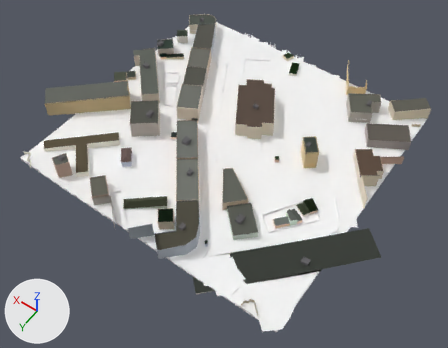
The glTF model public/tiles/0/3_-4.glb: old version first, new version second.
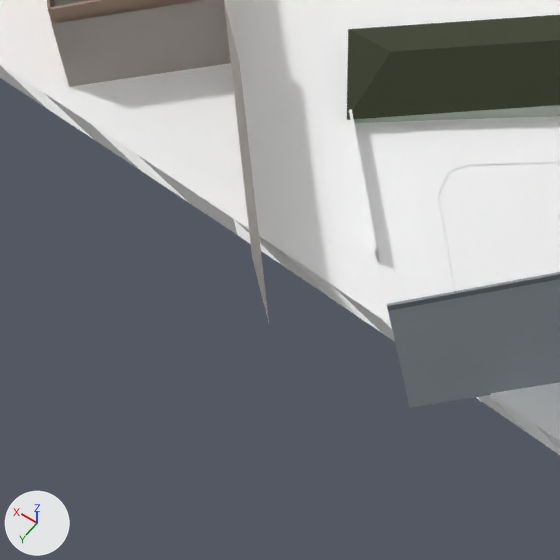
Each version appears first whole from a 50 mm camera at (692.0, 1195.0, 444.0) aimed at (886.0, 923.0, 16.0), and next in a close-up on the part from 19% to 33% of the width and 56% to 73% of the height. The axes (+X, +Y, +Z) are drawn at lower left. The lights are the same throughout. The first two pictures are the older version. Where no turn or scale is listed for an object, it has been applied to the vertices. Vertices at exactly the same position are counted once.

In view in the first close-up: 't0_3_-4'.
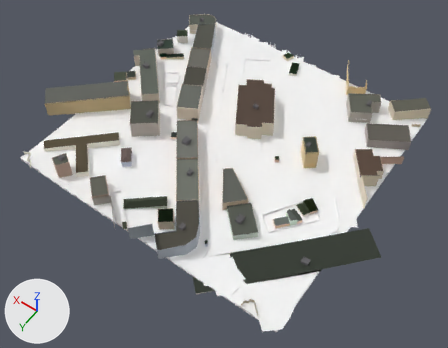
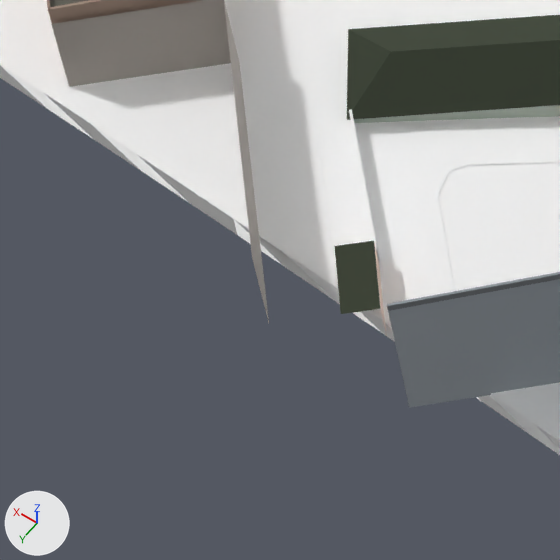
Where the change shows, as pixel boxes [x1, y1, x2, y2] in the close-ups (560 x 560 px):
part 1 of me_t0_3__4, added: after [335, 241, 387, 336]

The change, as a list of edits to the scene's bpy script:
```text
Change me_t0_3__4:
    used by ob_t0_3__4; location = (895.6, 893.18, 39.45)
    remove me_t0_3__4.from_pydata(...)  # 13651 vertices, 20778 faces; spans x -161.0..161.0, y -141.0..141.0, z -17.0..17.0
    add me_t0_3__4.from_pydata(...)  # 13680 vertices, 20810 faces; spans x -161.0..161.0, y -141.0..141.0, z -17.0..17.0
    me_t0_3__4 part 1: 7 vertices added at x 10.0..17.0, y 127.0..134.0, z -4.0..0.0
    other edits to the shape of me_t0_3__4 do not show in these pictures
```
